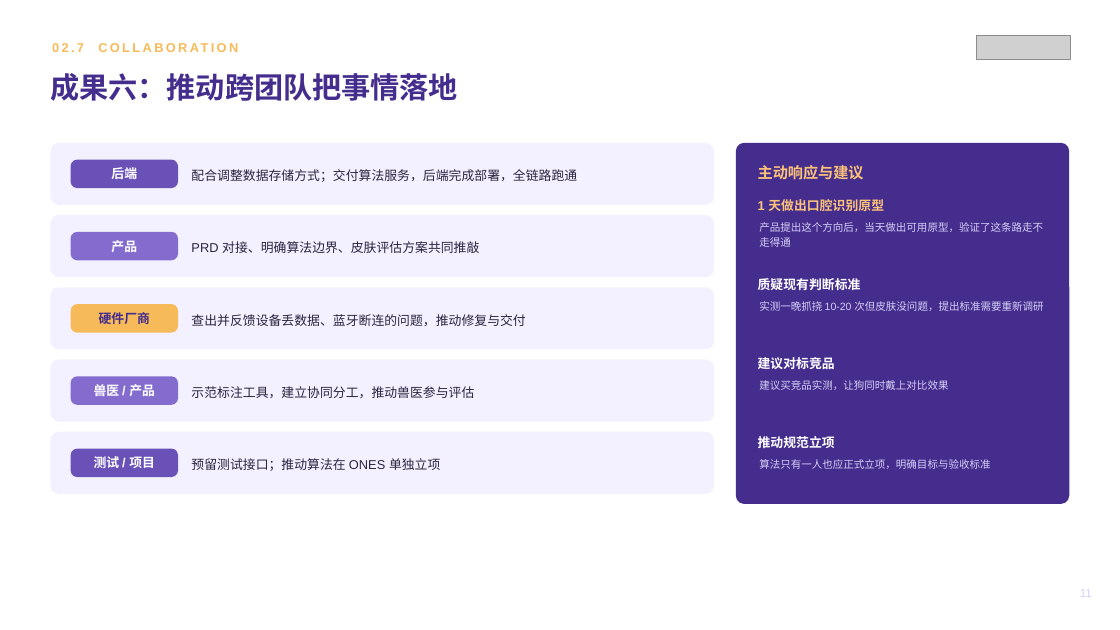
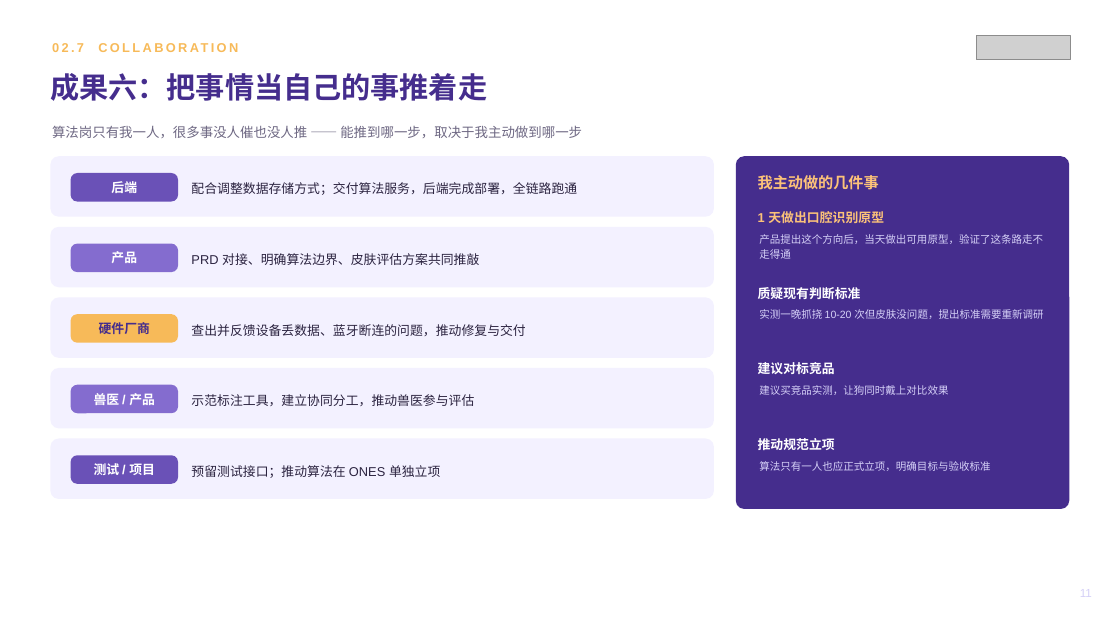
Before and after one commit to zhuyetuo/workplace_soft_skills, a slide deck: slide 11 of 转正述职/转正述职报告-Toky.pptx. Drawn at 1120x630 pixels with LibreOffice and Linux fonts; fonts in the diff are those of the drawing; grey boxes stand for pictures. Boxes give left, top, right and bottom in pixels: in the first picture for what was removed or moved away, otherwise in the second. Text is boxed around its words. In the diff, an @@ line names an element or a change of style, - is before the commit and + after.

```diff
--- a/转正述职/转正述职报告-Toky.pptx
+++ b/转正述职/转正述职报告-Toky.pptx
@@ text at [50,73,487,101]: text changed @@
-成果六：推动跨团队把事情落地
+成果六：把事情当自己的事推着走
@@ text added at [52,125,582,138], 11.5 pt, text #6E6883 @@
+算法岗只有我一人，很多事没人催也没人推 —— 能推到哪一步，取决于我主动做到哪一步
@@ proportions changed in 5 elements at [50,439,714,499], [50,368,714,429], [50,297,714,358], [50,227,714,287], [50,156,714,217] @@
@@ 2 texts, 2 rounded rectangles: place and size @@
-2 texts, 2 rounded rectangles at [50,143,714,205]
+2 texts, 2 rounded rectangles at [50,156,714,217]
@@ rounded rectangle: place and size @@
-rounded rectangle at [736,143,1070,504]
+rounded rectangle at [736,156,1070,509]
@@ text at [758,175,879,190]: text changed @@
-主动响应与建议
+我主动做的几件事
@@ 10 texts, 6 rounded rectangles: place and size @@
-10 texts, 6 rounded rectangles at [50,199,1043,422]
+10 texts, 6 rounded rectangles at [50,211,1043,429]
@@ 4 texts, 2 rounded rectangles: place and size @@
-4 texts, 2 rounded rectangles at [50,357,948,494]
+4 texts, 2 rounded rectangles at [50,362,948,499]
```
Also in this commit, not shown: 1 other file.
